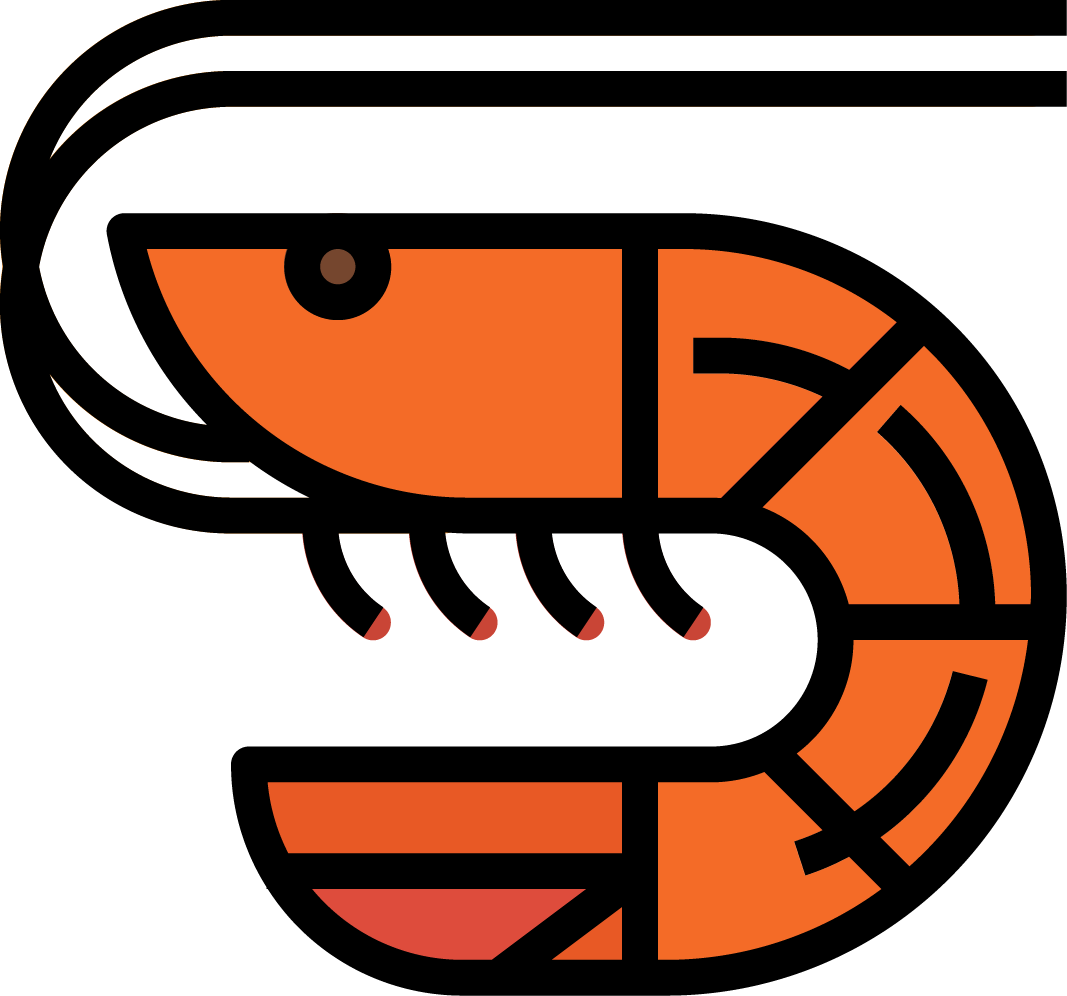
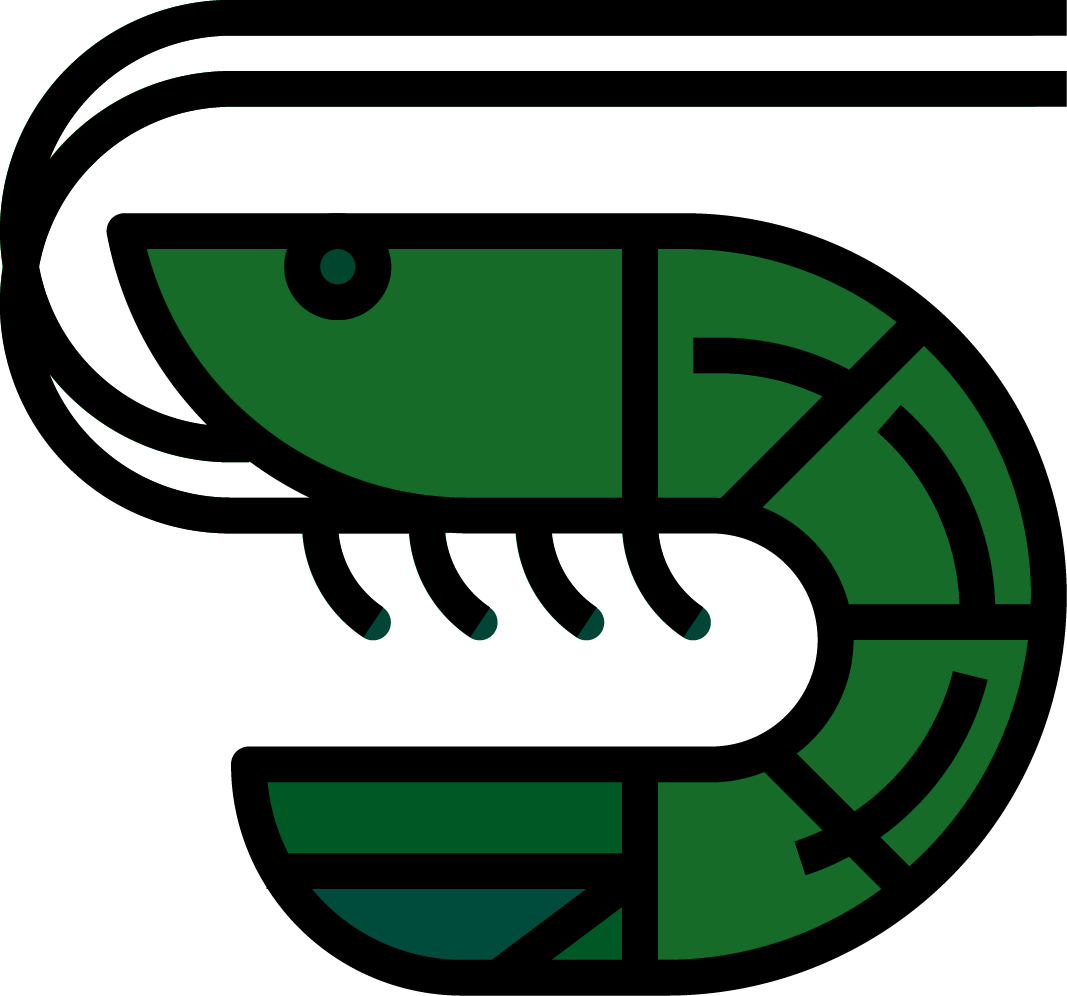
Layers edited between the first and the second 1067x996 image:
removed group "Capa 1" (7 layers) over (x1=0, y1=0, x2=1036, y2=960)
renamed "<Trazado> + <Trazado> + <Trazado> + <Trazado> + <Trazado compuesto>" to "Capa 1", moved it out of group "Capa 1", painted on it over (x1=0, y1=0, x2=1036, y2=960)
removed layer "<Grupo>" (1st of 4, in "Capa 1") from group "Capa 1" over (x1=622, y1=249, x2=1031, y2=902)
removed layer "<Trazado>" (1st of 2, in "Capa 1") from group "Capa 1" over (x1=284, y1=213, x2=391, y2=320)
removed layer "<Grupo>" (2nd of 4, in "Capa 1") from group "Capa 1" over (x1=693, y1=338, x2=996, y2=876)
removed layer "<Trazado>" (2nd of 2, in "Capa 1") from group "Capa 1" over (x1=124, y1=249, x2=1031, y2=960)
removed layer "<Grupo>" (3rd of 4, in "Capa 1") from group "Capa 1" over (x1=0, y1=0, x2=1036, y2=534)
removed layer "<Grupo>" (4th of 4, in "Capa 1") from group "Capa 1" over (x1=302, y1=532, x2=711, y2=641)
